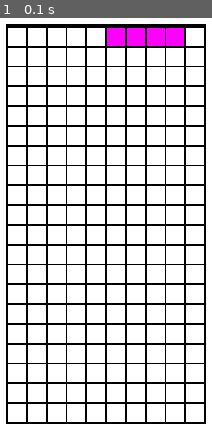
Above: before the commit, frame 1.
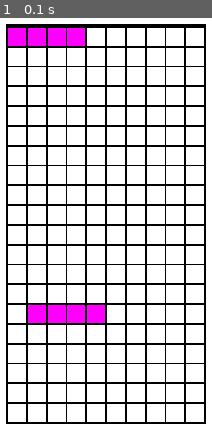
Above: after the commit, the same moment.

Repository: IM-THE-GRASS/pygame-tetris-remake
Game: pygame game, started from main.py
Same seed, same stepped clock (60 frames per second), same inputs: the game is played once before the commit and once after it.
Inputs:
- Up to frame 1 (0.1 s): no input

The runs differ from the first frame. In frame 1, 4.5% of the frame differs, in the area x 3-87%, y 2-75%.

Commit message:
Update main.py

Diff:
--- a/main.py
+++ b/main.py
@@ -23,17 +23,20 @@
         self.pos = position
 
         self.shape = shape
-        self.draw_at(position)
-    def draw_at(self, pos):
+        self.draw()
+    def draw(self):
         for square in self.shape:
-            offset_x = square[0] + pos[0]
-            offset_y = square[1] + pos[1]
+            offset_x = square[0] + self.pos[0]
+            offset_y = square[1] + self.pos[1]
 
             new_pos = (offset_x,offset_y)
-            thesquare = squares[new_pos]
+            try: # make sure that the square
+                thesquare = squares[new_pos]
+            except:
+                return False
 
             thesquare["color"] = (255,0,255)
-            thesquare["state"] = 0
+            thesquare["state"] = 1
 
 
 screen = pygame.display.set_mode((window_width, window_height))
@@ -51,6 +54,8 @@
         sq.bottomleft = (board.bottomleft[0] + gap + ((i * gap) + (i * sq_width)), board.bottomleft[1] - gap - ((line * gap) + (line * sq_width)))
 
         squares[(i, line)] = {"rect": sq, "color": (255,255,255), "state": 0}
+current_pos = (0,lines - 1)
+peices = peice(I, current_pos)
 while running:
     for event in pygame.event.get():
         if event.type == pygame.QUIT:
@@ -67,8 +72,8 @@
         gravity_wait = 0
     gravity_wait += 1
 
-
-    peices = peice(I, (5,lines - 1))
+    peices.pos = (1,5)
+    peices.draw()
 
     for square in squares.values():
         pygame.draw.rect(screen, square["color"], square["rect"])
